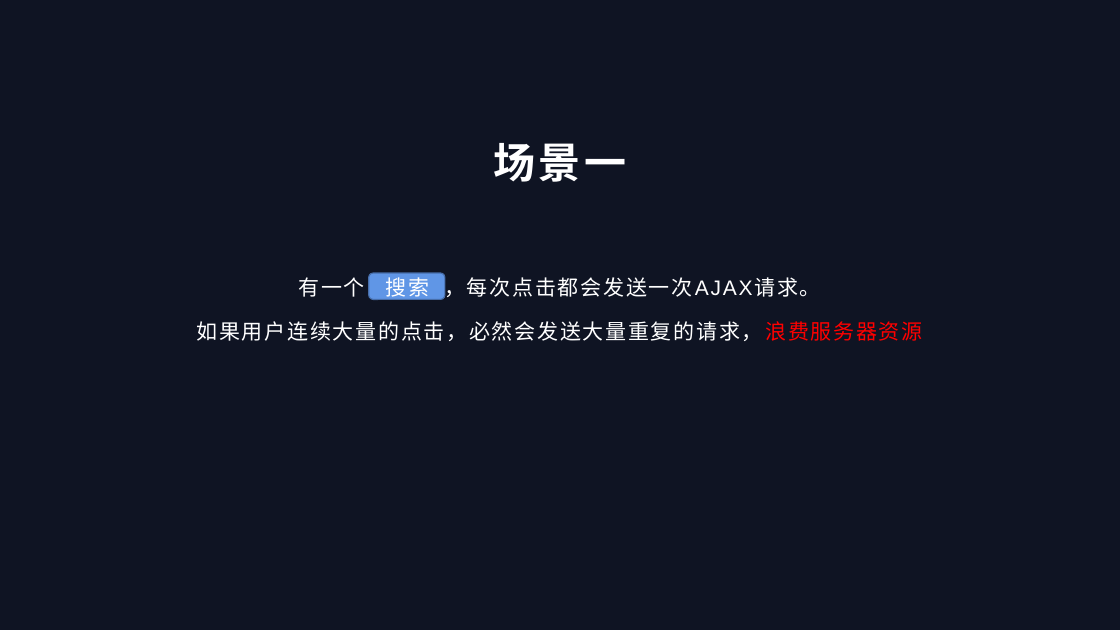
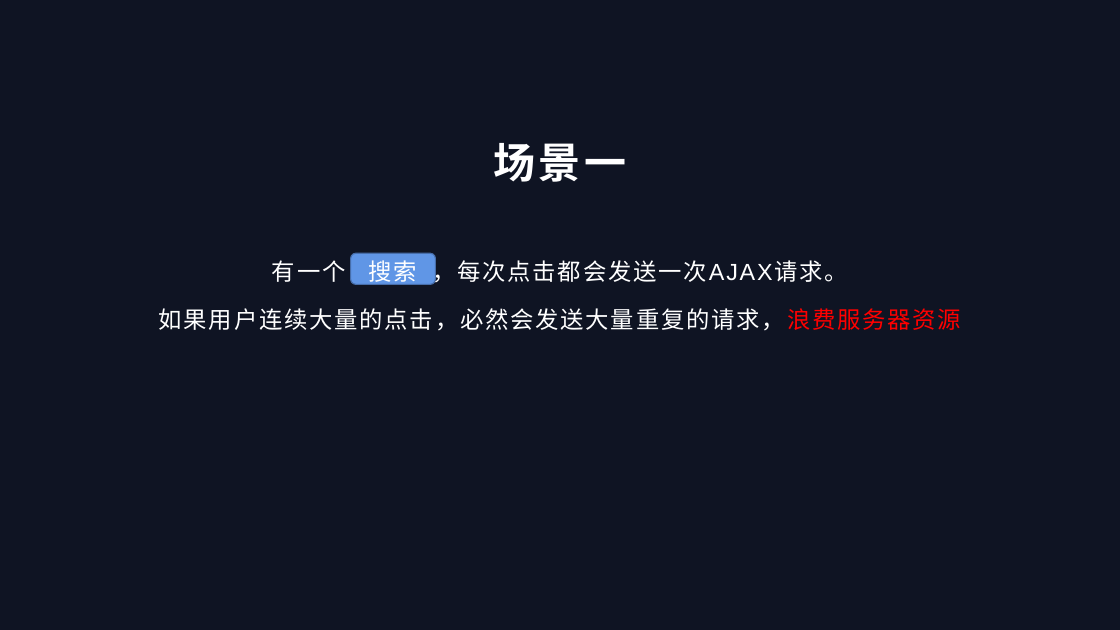
Before and after one commit to LIWANG1998/Debounc-Throttle, a slide deck: slide 3 of 防抖&节流.pptx. Drawn at 1120x630 pixels with LibreOffice and Linux fonts; fonts in the diff are those of the drawing. Boxes give left, top, right and bottom in pixels: in the first picture for what was removed or moved away, otherwise in the second. Text is boxed around its words. In the diff, an @@ line names an element or a change of style, - is before the commit and + after.

```diff
--- a/防抖&节流.pptx
+++ b/防抖&节流.pptx
@@ text "有一个 搜索 ，每次点击都会发送一次AJAX请求。": place and size @@
-text "有一个 搜索 ，每次点击都会发送一次AJAX请求。" at (197, 274, 922, 341)
+text "有一个 搜索 ，每次点击都会发送一次AJAX请求。" at (159, 256, 961, 331)
@@ text "有一个 搜索 ，每次点击都会发送一次AJAX请求。" at (159, 256, 961, 331): size 18 to 20 pt @@
@@ rounded rectangle: place and size @@
-rounded rectangle at (369, 273, 445, 299)
+rounded rectangle at (350, 254, 435, 285)
```
Also in this commit, not shown: 1 other slide changed, 2 slides added, 7 other files.
